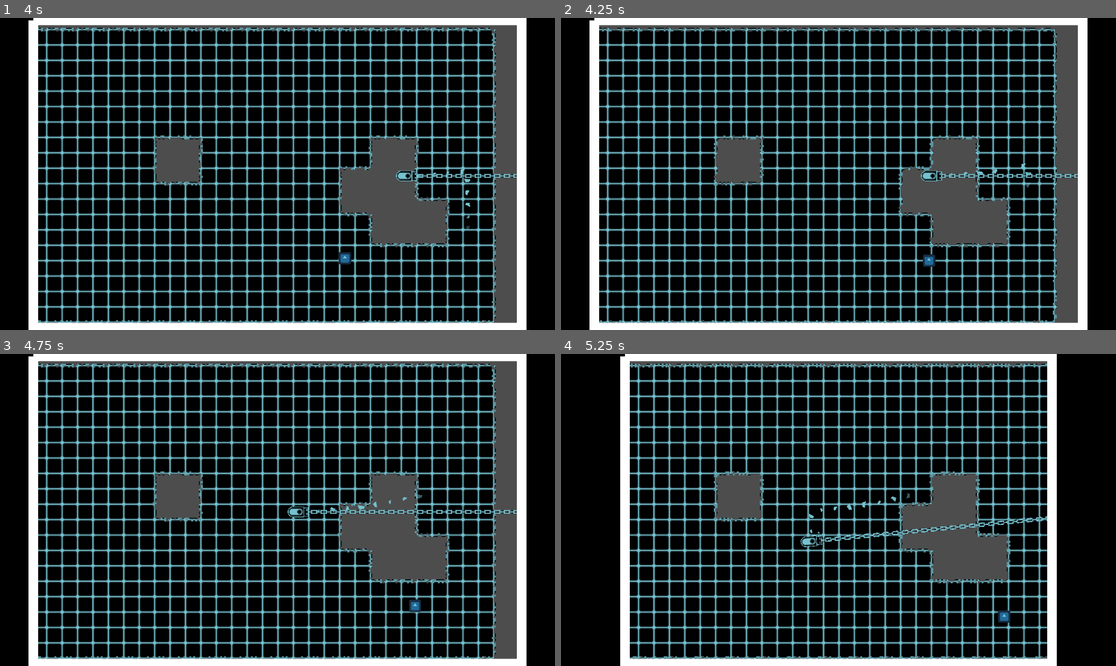
Above: before the commit, frames 1-4 (two rows, left to right).
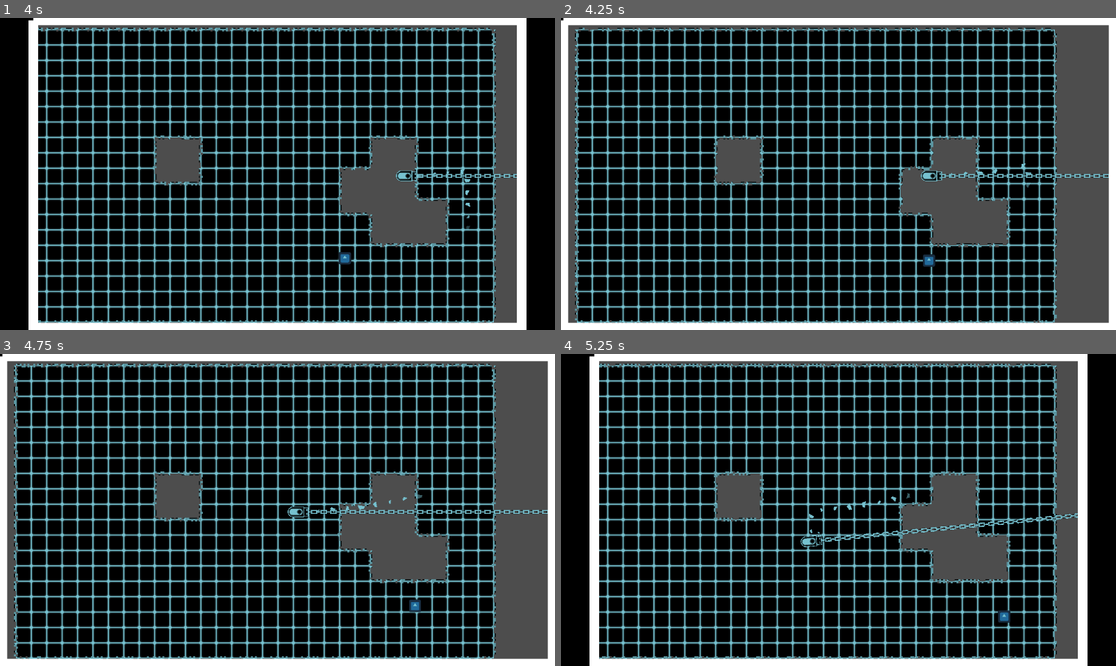
Above: after the commit, the same moments.

Repository: SomeSortOfSam/Hardest_Drive
Game: Godot game, scene res://scenes/gamplay.tscn
Two runs of this game, one before a commit and one after it. Both use one fixed random seed, a clock stepped at 60 frames per second and the inputs below. The engine's default icon, where the game draws it, is replaced by a stand-in: a white triangle on a blue panel in a dark square.
Inputs (mouse positions are in pixels of both pictures, inside the frame that each line leads up to):
- Up to frame 1 (4 s): move the mouse to (399, 158) at 0.52 s; hold D (player_right) 0.53-1.28 s; click (399, 158) at 0.67 s; move the mouse to (166, 189) at 1.27 s; hold S (player_down) 1.28-2.03 s; move the mouse to (333, 105) at 2.02 s; hold D (player_right) 2.03-2.78 s; move the mouse to (249, 236) at 2.77 s; hold W (player_up) 2.78-3.53 s; click (249, 236) at 2.92 s; move the mouse to (444, 220) at 3.52 s; hold A (player_left) from 3.53 s (still down)
- Up to frame 2 (4.25 s): keep holding A (player_left); tap Space (reset_screen) at 4.15 s
- Up to frame 3 (4.75 s): keep holding A (player_left); move the mouse to (111, 463) at 4.27 s
- Up to frame 4 (5.25 s): move the mouse to (866, 510) at 5.02 s; release A (player_left) at 5.03 s; hold S (player_down) from 5.03 s (still down); click (866, 510) at 5.17 s

Frame 1 is identical in both runs. In frame 2, 12% of the frame differs, in the area x 0-100%, y 0-100%; in frame 3, 12%; in frame 4, 12%.

Commit message:
Added reset screen button

Diff:
--- a/scripts/border_camera.gd
+++ b/scripts/border_camera.gd
@@ -16,6 +16,11 @@
 	call_deferred("call_deferred","recalculate_border")
 	get_viewport().size_changed.connect(recalculate_offsets)
 	get_viewport().size_changed.connect(recalculate_border)
+
+func _unhandled_input(event):
+	if event.is_action_pressed("reset_screen"):
+		recalculate_offsets()
+		recalculate_border()
 
 func recalculate_border():
 	var polygon_rect := get_viewport_rect()
